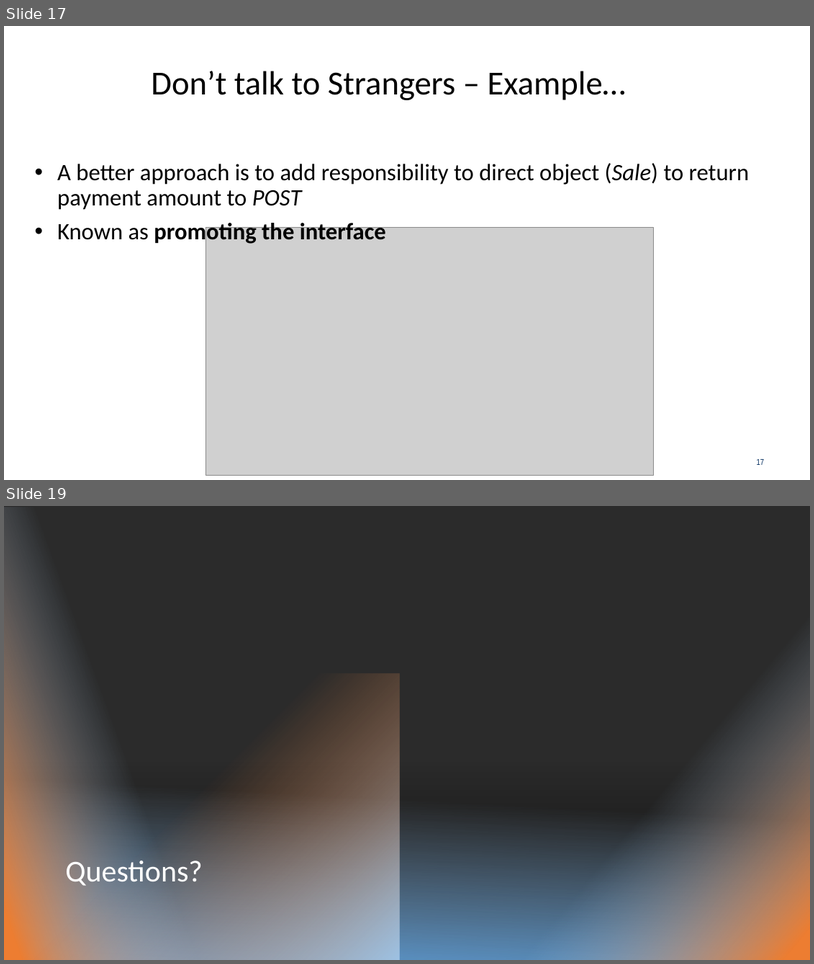
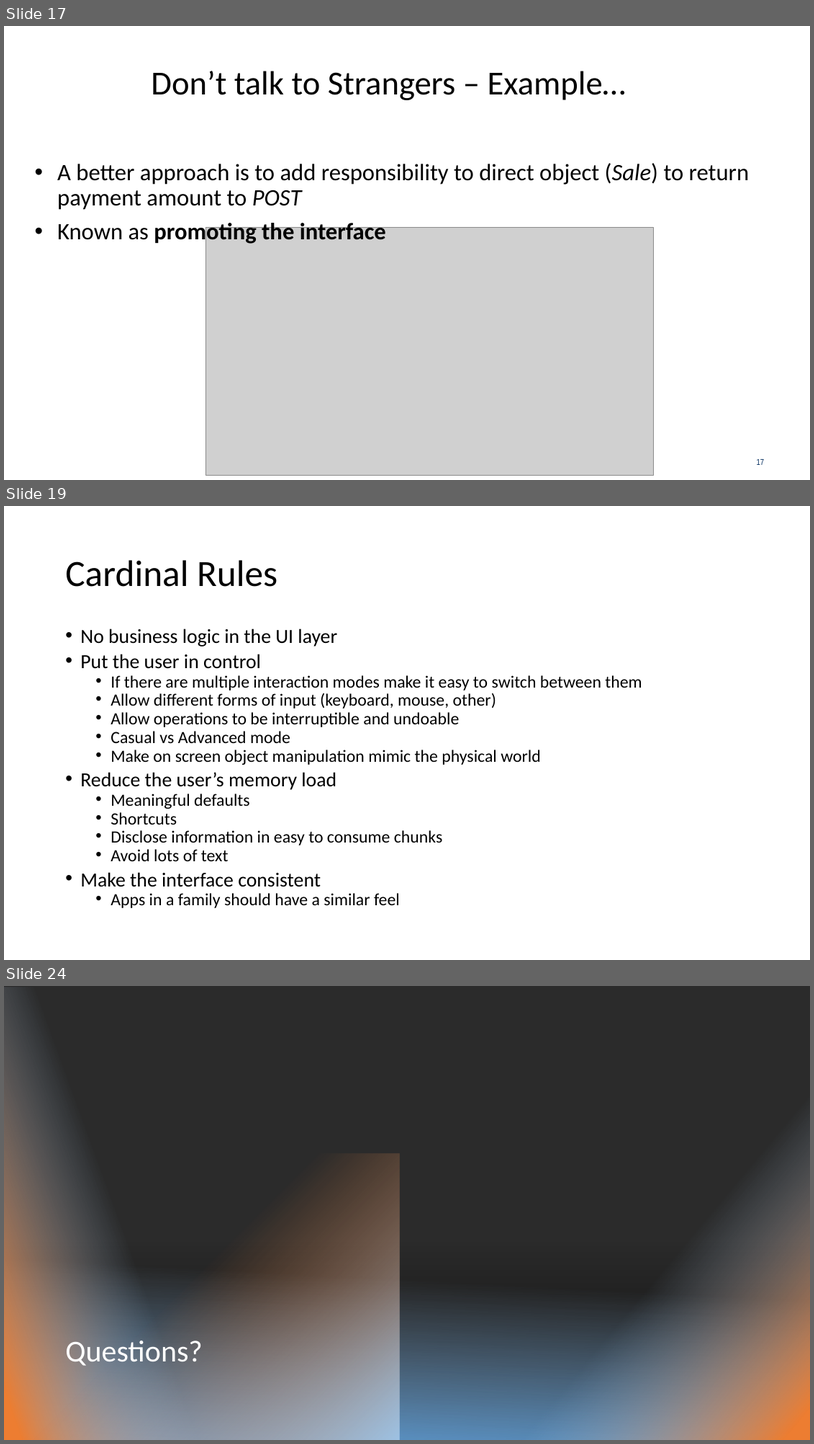
Before and after one commit to kthanasi-git/SW_Engineering, a slide deck: SOFTWARE ENGINEERING/SLIDES/9- Design Priciples III.pptx. Shown one above the other, each under a label of ours: slides 17 and 19 before the commit, slides 17, 19 and 24 after it; the slides between them are not shown. The pictures are 814x964 and 814x1444 pixels, drawn with LibreOffice and Linux fonts; fonts in the diff are those of the drawing; grey boxes stand for pictures; background and template pictures are left out; a plain dark background stands for a picture behind light text. Boxes give left, top, right and bottom in pixels: in the first picture for what was removed or moved away, otherwise in the second. Text is boxed around its words. In the diff, an @@ line names an element or a change of style, - is before the commit and + after.

```diff
--- a/SOFTWARE ENGINEERING/SLIDES/9- Design Priciples III.pptx
+++ b/SOFTWARE ENGINEERING/SLIDES/9- Design Priciples III.pptx
@@ slide 19 added at (x1=4, y1=506, x2=810, y2=960), background #FFFFFF @@
@@ title added at (x1=65, y1=560, x2=278, y2=587), 44 pt, text #000000 @@
+Cardinal Rules
@@ text added at (x1=80, y1=628, x2=642, y2=908), 20.4 pt, text #000000 @@
+• No business logic in the UI layer
+• Put the user in control
+  • If there are multiple interaction modes make it easy to switch between them
+  • Allow different forms of input (keyboard, mouse, other)
+  • Allow operations to be interruptible and undoable
+  • Casual vs Advanced mode
+  • Make on screen object manipulation mimic the physical world
+• Reduce the user’s memory load
+  • Meaningful defaults
+  • Shortcuts
+  • Disclose information in easy to consume chunks
+  • Avoid lots of text
+• Make the interface consistent
+  • Apps in a family should have a similar feel
@@ what was slide 19 is now slide 24 @@
```
Also in this commit, not shown: 2 slides changed, 4 other slides added, 9 other files.
